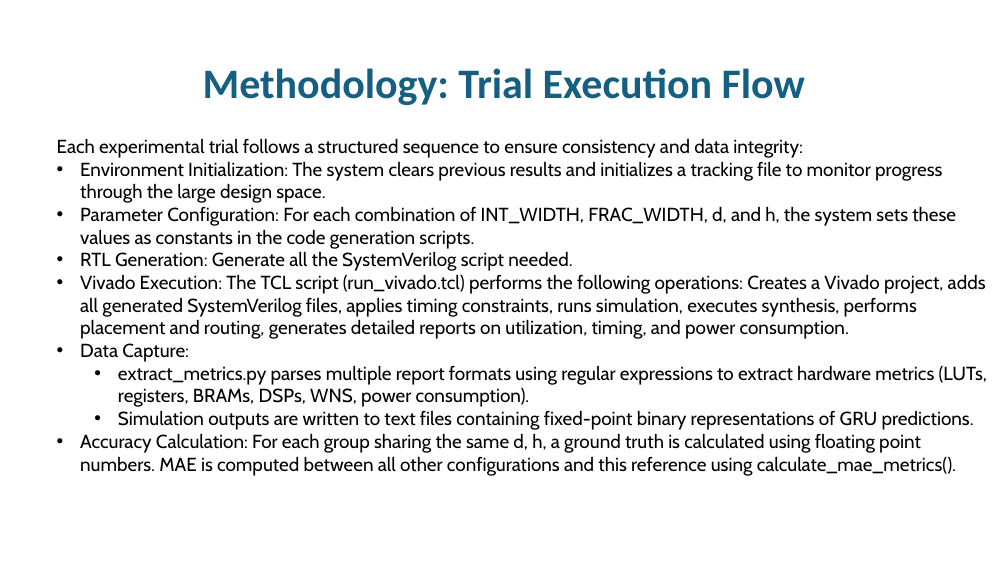
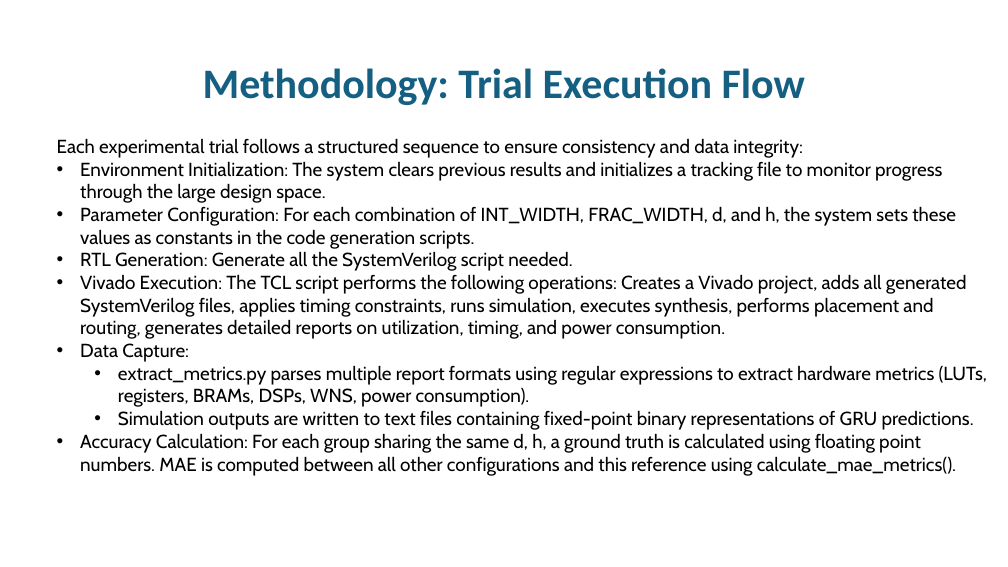
Before and after one commit to thesixtium/gru-hardware-implementation-and-optimization, a slide deck: slide 7 of Thesis Proposal Defence.pptx. Drawn at 1008x567 pixels with LibreOffice and Linux fonts; fonts in the diff are those of the drawing; background and template pictures are left out. Boxes give left, top, right and bottom in pixels: in the first picture for what was removed or moved away, otherwise in the second. Text is boxed around its words. In the diff, an @@ line names an element or a change of style, - is before the commit and + after.

```diff
--- a/Thesis Proposal Defence.pptx
+++ b/Thesis Proposal Defence.pptx
@@ text at bbox=[80, 274, 967, 339]: text changed @@
-• Vivado Execution: The TCL script (run_vivado.tcl) performs the following operations: Creates a Vivado project, adds all generated SystemVerilog files, applies timing constraints, runs simulation, executes synthesis, performs placement and routing, generates detailed reports on utilization, timing, and power consumption.
+• Vivado Execution: The TCL script performs the following operations: Creates a Vivado project, adds all generated SystemVerilog files, applies timing constraints, runs simulation, executes synthesis, performs placement and routing, generates detailed reports on utilization, timing, and power consumption.
```
Also in this commit, not shown: 4 other slides changed.
